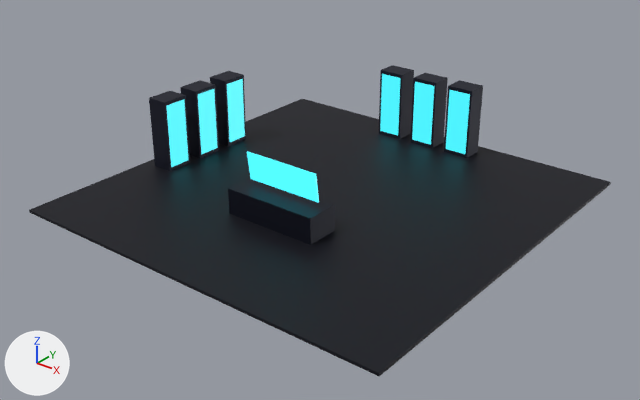
The glTF model public/models/server-room.glb as it was, and as the next commit left it.
Camera for both pictures: a camera (50 mm lens) standing at (16.69, -21.38, 12.96) and looking at (0.29, -0.87, 0.25). Arrows for +X, +Y and +Z are at lower left; the lights stay in place. The picture after the commit comes second. Where no turn or scale is listed for an object, it has been applied to the vertices.

Objects in the first picture: 'Desk', 'Floor', 'Monitor', 'Rack_applytok', 'Rack_capitol-alpha', 'Rack_imc-prosperity', 'Rack_linuxbenchhub', 'Rack_naijatank', 'Screen_capitol-alpha', 'Screen_imc-prosperity', 'Screen_linuxbenchhub', 'Screen_naijatank' and 3 more.
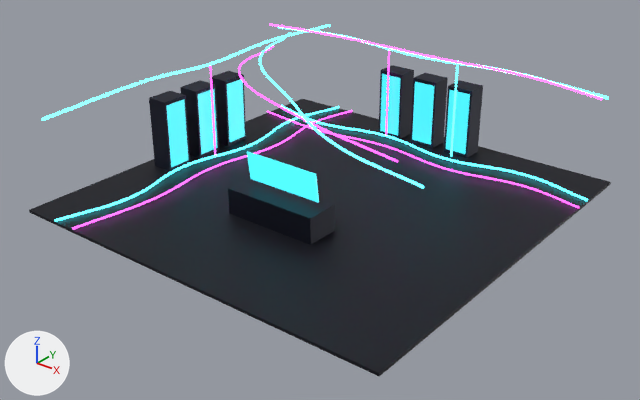
Where the change shows, as pixel boxes [x1, y1, x2, y2] in the pictures (640 x 400 px):
'Cable_CeilLeft_cyan', added
    after: [41, 24, 331, 121]
'Cable_CeilBack_magenta', added
    after: [269, 24, 603, 100]
'Cable_FloorLeft_cyan', added
    after: [55, 106, 339, 222]
'Cable_FloorBack_cyan', added
    after: [281, 105, 588, 201]
'Cable_Arch_cyan', added
    after: [259, 32, 424, 188]
'Cable_FloorBack_magenta', added
    after: [267, 111, 579, 208]
'Cable_FloorLeft_magenta', added
    after: [72, 110, 352, 230]
'Cable_Arch_magenta', added
    after: [238, 45, 398, 163]
'Cable_CeilBack_cyan', added
    after: [278, 27, 609, 99]
'Cable_Drop_back_right', added
    after: [450, 64, 459, 157]
'Cable_Drop_left_top', added
    after: [209, 65, 216, 155]
'Cable_Drop_back_left', added
    after: [385, 50, 390, 135]

The change, as a list of edits to the scene's bpy script:
```text
Add ob_cable_arch_magenta:
    ob_cable_arch_magenta = bpy.data.objects.new('Cable_Arch_magenta', me_curve_arch_magenta)  # 876 vertices, 1728 faces; spans x -5.53..4.01, y -2.56..3.52, z 2.97..3.96; in mat_m_cable_arch_magenta (black #000000, glowing pink #ff4cf2)
    ob_cable_arch_magenta.location = (0.0, 0.0, 0.0)
Add ob_cable_arch_cyan:
    ob_cable_arch_cyan = bpy.data.objects.new('Cable_Arch_cyan', me_curve_arch_cyan)  # 1164 vertices, 2304 faces; spans x -5.53..5.51, y -3.57..4.52, z 2.96..4.15; in mat_m_cable_arch_cyan (black #000000, glowing cyan #4cf2ff)
    ob_cable_arch_cyan.location = (0.0, 0.0, 0.0)
Add ob_cable_drop_left_top:
    ob_cable_drop_left_top = bpy.data.objects.new('Cable_Drop_left_top', me_curve_drop_left_top)  # 588 vertices, 1152 faces; spans x -5.43..-5.37, y -0.04..0.04, z 0.05..3.6; in mat_m_cable_drop_left_top (black #000000, glowing pink #ff4cf2)
    ob_cable_drop_left_top.location = (0.0, 0.0, 0.0)
Add ob_cable_drop_back_right:
    ob_cable_drop_back_right = bpy.data.objects.new('Cable_Drop_back_right', me_curve_drop_back_right)  # 588 vertices, 1152 faces; spans x 1.46..1.54, y 5.36..5.44, z 0.05..3.7; in mat_m_cable_drop_back_right (black #000000, glowing cyan #4cf2ff)
    ob_cable_drop_back_right.location = (0.0, 0.0, 0.0)
Add ob_cable_drop_back_left:
    ob_cable_drop_back_left = bpy.data.objects.new('Cable_Drop_back_left', me_curve_drop_back_left)  # 588 vertices, 1152 faces; spans x -1.53..-1.47, y 5.47..5.53, z 0.05..3.6; in mat_m_cable_drop_back_left (black #000000, glowing pink #ff4cf2)
    ob_cable_drop_back_left.location = (0.0, 0.0, 0.0)
Add ob_cable_ceilleft_cyan:
    ob_cable_ceilleft_cyan = bpy.data.objects.new('Cable_CeilLeft_cyan', me_curve_ceilleft_cyan)  # 1164 vertices, 2304 faces; spans x -5.55..-5.25, y -7.0..7.0, z 3.45..3.75; in mat_m_cable_ceilleft_cyan (black #000000, glowing cyan #4cf2ff)
    ob_cable_ceilleft_cyan.location = (0.0, 0.0, 0.0)
Add ob_cable_ceilback_magenta:
    ob_cable_ceilback_magenta = bpy.data.objects.new('Cable_CeilBack_magenta', me_curve_ceilback_magenta)  # 1164 vertices, 2304 faces; spans x -7.0..7.0, y 4.86..5.04, z 3.56..3.91; in mat_m_cable_ceilback_magenta (black #000000, glowing pink #ff4cf2)
    ob_cable_ceilback_magenta.location = (0.0, 0.0, 0.0)
Add ob_cable_ceilback_cyan:
    ob_cable_ceilback_cyan = bpy.data.objects.new('Cable_CeilBack_cyan', me_curve_ceilback_cyan)  # 1164 vertices, 2304 faces; spans x -7.0..7.0, y 5.25..5.55, z 3.45..3.75; in mat_m_cable_ceilback_cyan (black #000000, glowing cyan #4cf2ff)
    ob_cable_ceilback_cyan.location = (0.0, 0.0, 0.0)
Add ob_cable_floorleft_magenta:
    ob_cable_floorleft_magenta = bpy.data.objects.new('Cable_FloorLeft_magenta', me_curve_floorleft_magenta)  # 1452 vertices, 2880 faces; spans x -4.73..-4.16, y -7.0..7.01, z 0.02..0.13; in mat_m_cable_floorleft_magenta (black #000000, glowing pink #ff4cf2)
    ob_cable_floorleft_magenta.location = (0.0, 0.0, 0.0)
Add ob_cable_floorleft_cyan:
    ob_cable_floorleft_cyan = bpy.data.objects.new('Cable_FloorLeft_cyan', me_curve_floorleft_cyan)  # 1452 vertices, 2880 faces; spans x -5.64..-4.95, y -7.01..7.01, z 0.01..0.13; in mat_m_cable_floorleft_cyan (black #000000, glowing cyan #4cf2ff)
    ob_cable_floorleft_cyan.location = (0.0, 0.0, 0.0)
Add ob_cable_floorback_magenta:
    ob_cable_floorback_magenta = bpy.data.objects.new('Cable_FloorBack_magenta', me_curve_floorback_magenta)  # 1452 vertices, 2880 faces; spans x -7.0..7.01, y 4.16..4.73, z 0.02..0.13; in mat_m_cable_floorback_magenta (black #000000, glowing pink #ff4cf2)
    ob_cable_floorback_magenta.location = (0.0, 0.0, 0.0)
Add ob_cable_floorback_cyan:
    ob_cable_floorback_cyan = bpy.data.objects.new('Cable_FloorBack_cyan', me_curve_floorback_cyan)  # 1452 vertices, 2880 faces; spans x -7.01..7.01, y 4.95..5.64, z 0.01..0.13; in mat_m_cable_floorback_cyan (black #000000, glowing cyan #4cf2ff)
    ob_cable_floorback_cyan.location = (0.0, 0.0, 0.0)
```
